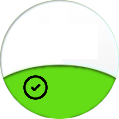
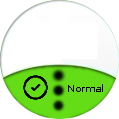
Comparing the layer stacks of the two 119×119 images. Changes:
painted on "circle-check-128.png" over box(24, 82, 47, 98)
added layer "Normal" above "3_dots" over box(68, 84, 103, 92)
renamed "text_layer" to "3_dots", painted on it over box(50, 67, 67, 113)
